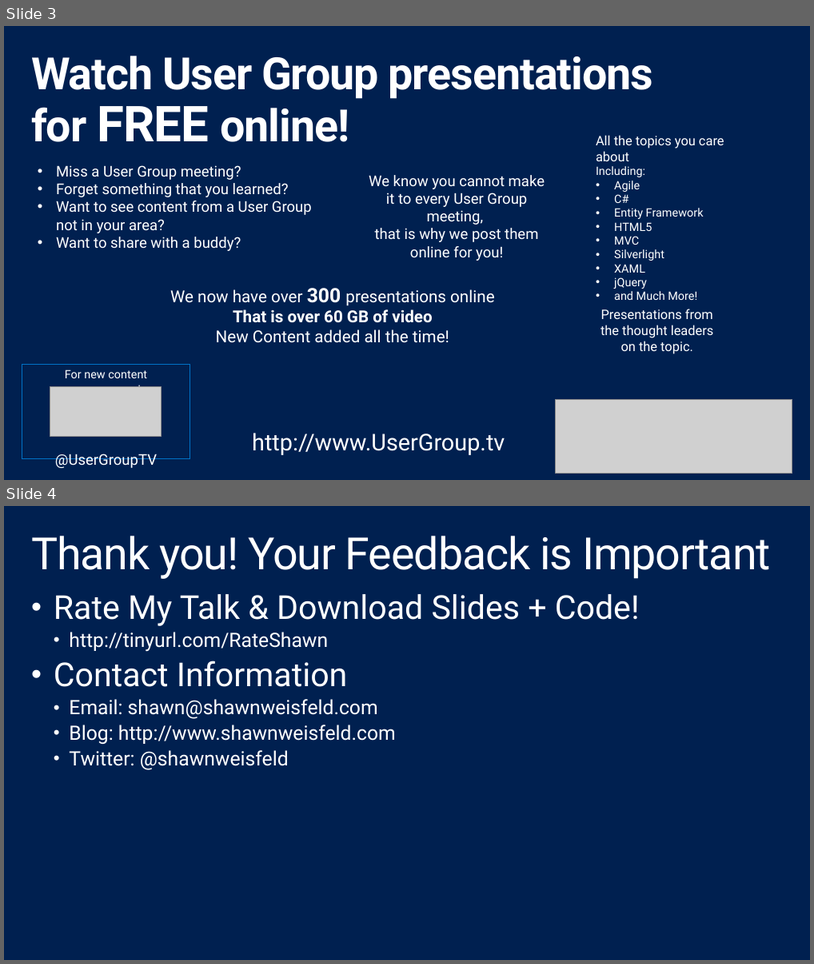
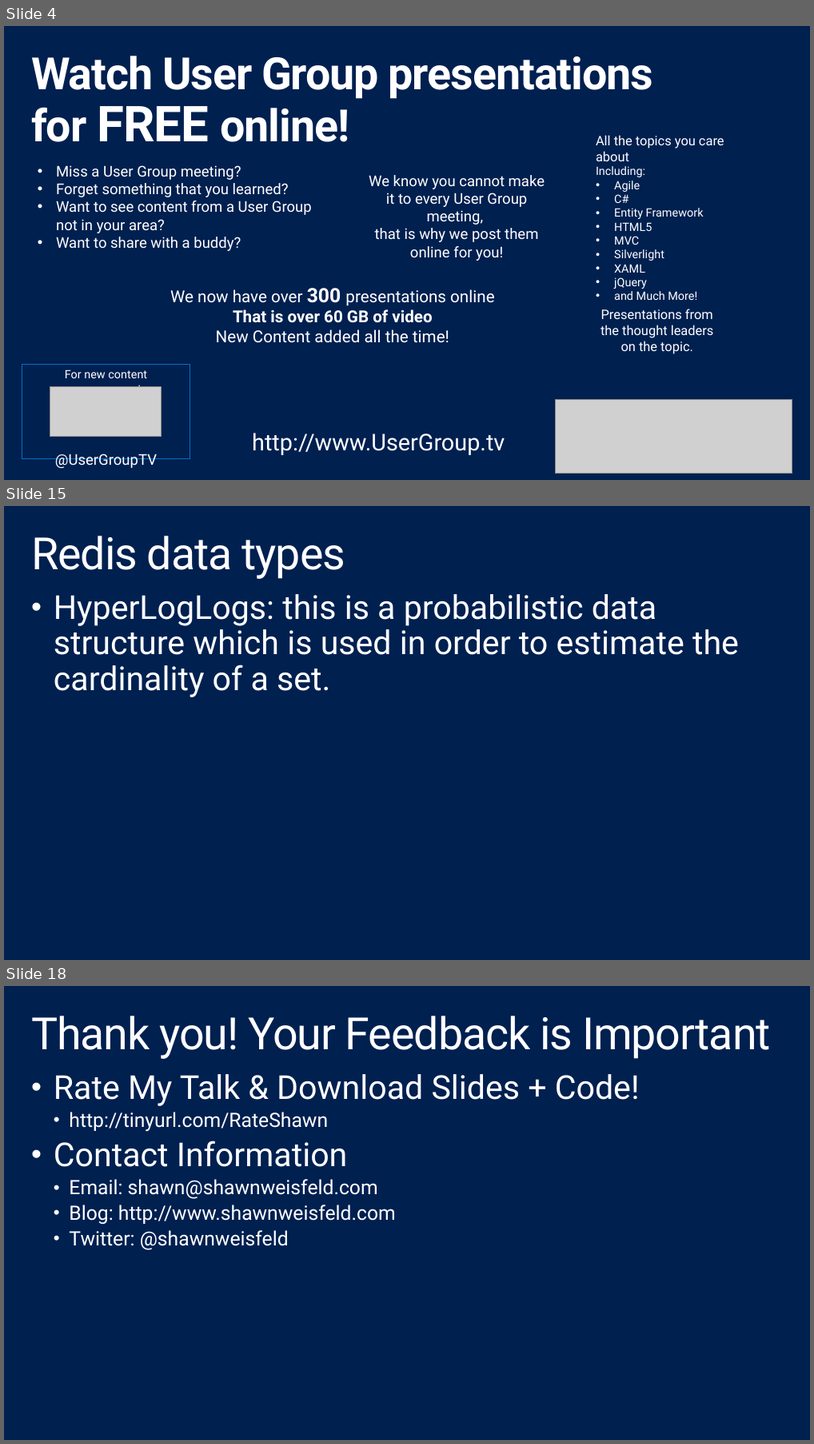
Before and after one commit to shawnweisfeld/20140815_Redis, a slide deck: Redis.pptx. Shown one above the other, each under a label of ours: slides 3 and 4 before the commit, slides 4, 15 and 18 after it; the slides between them are not shown. The pictures are 814x964 and 814x1444 pixels, drawn with LibreOffice and Linux fonts; fonts in the diff are those of the drawing; grey boxes stand for pictures; background and template pictures are left out. Boxes give left, top, right and bottom in pixels: in the first picture for what was removed or moved away, otherwise in the second. Text is boxed around its words. In the diff, an @@ line names an element or a change of style, - is before the commit and + after.

Commit message:
added simple redis examples, updated ppt

```diff
--- a/Redis.pptx
+++ b/Redis.pptx
@@ slide 15 added at bbox=[4, 506, 810, 960], background #002050 @@
@@ title added at bbox=[31, 536, 346, 579], 54 pt, text #FFFFFF @@
+Redis data types
@@ text added at bbox=[54, 594, 739, 697], 40 pt, text #FFFFFF @@
+• HyperLogLogs: this is a probabilistic data structure which is used in order to estimate the cardinality of a set.
@@ what was slide 3 is now slide 4 @@
@@ what was slide 4 is now slide 18 @@
```
Also in this commit, not shown: 15 other slides added, 6 other files.
